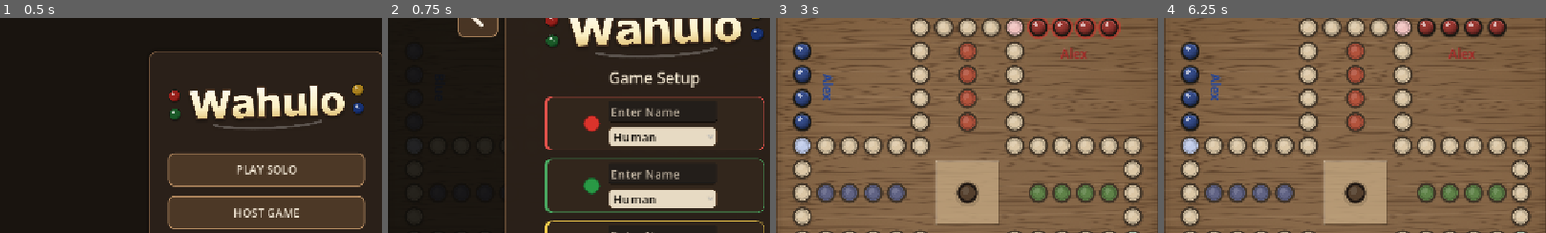
Above: before the commit, frames 1-4 (left to right).
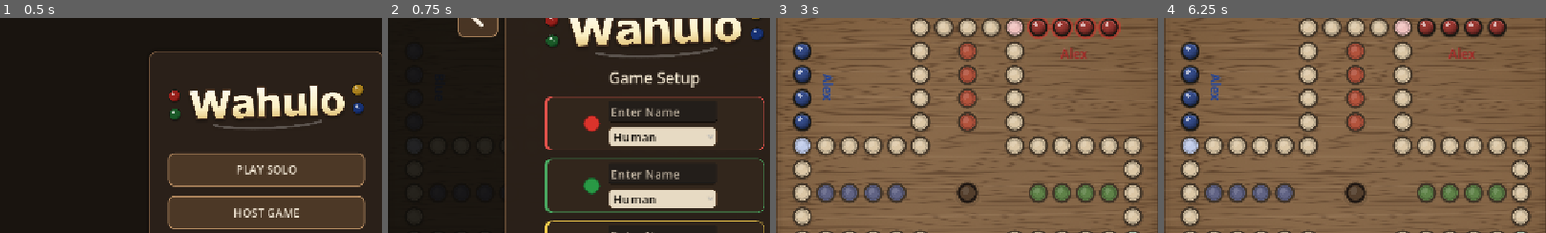
Above: after the commit, the same moments.

Repository: ItsTheMcCoy/wahoo-app
Game: Godot game, scene res://scenes/HomeScreen.tscn
The game is run twice, just before and just after one commit, with the same random seed, the same clock (stepped at 60 frames per second) and the same inputs.
Inputs (mouse positions are % of the whole screen's width and height, from its top left):
- Up to frame 1 (0.5 s): no input
- Up to frame 2 (0.75 s): click "PLAY SOLO" at 0.5 s
- Up to frame 3 (3 s): click (51, 31) at 1.27 s; type "Alex" at 1.35 s; click (51, 46) at 1.5 s; type "Alex" at 1.58 s; click (51, 60) at 1.73 s; type "Alex" at 1.82 s; click (51, 74) at 2.02 s; type "Alex" at 2.1 s; click "Start Game" at 2.75 s
- Up to frame 4 (6.25 s): click "Menu" at 3.5 s; click "Roll" at 4.25 s; move the mouse to (40, 50) at 5.02 s; click (40, 50) at 5.17 s; move the mouse to (30, 55) at 5.77 s; click (30, 55) at 5.92 s
The pictures show only the part of the screen within x 15-65%, y 9-59%; the shares and areas given below are measured in that part.

Frame 1 is identical in both runs. In frame 3, 4.5% of the frame differs, in the area x 41-59%, y 66-97%; in frame 4, 4.5%.

Commit message:
remove inner light colored center square

Diff:
--- a/godot/scripts/wahoo_board_view.gd
+++ b/godot/scripts/wahoo_board_view.gd
@@ -9,7 +9,6 @@
 signal move_selected(move: Dictionary)
 
 const BOARD_BG := Color(0.57, 0.44, 0.30)
-const BOARD_BG_INNER := Color(0.77, 0.66, 0.51, 0.80)
 const BOARD_EDGE := Color(0.14, 0.11, 0.08)
 const BOARD_GRAIN_DARK := Color(0.33, 0.24, 0.16, 0.20)
 const BOARD_GRAIN_LIGHT := Color(0.86, 0.74, 0.59, 0.12)
@@ -303,29 +302,9 @@
         var grain_color := BOARD_GRAIN_DARK if i % 2 == 0 else BOARD_GRAIN_LIGHT
         _draw_grain_line_without_spots(y, sway, grain_color, max(1.0, _cell_size * 0.05), static_spot_data)
 
-    var inner: Rect2 = safety["inner"]
-    draw_rect(inner, BOARD_BG_INNER, true)
-
-    var bevel_rect := inner.grow(_cell_size * 0.04)
-    var bevel_light := BOARD_BG_INNER.lerp(Color.WHITE, 0.28)
-    bevel_light.a = 0.52
-    var bevel_dark := BOARD_EDGE.lerp(BOARD_BG, 0.35)
-    bevel_dark.a = 0.42
-    var bevel_width: float = max(1.5, _cell_size * 0.045)
-    _draw_bevel_edge_lines(bevel_rect, bevel_light, bevel_dark, bevel_width)
     draw_rect(_board_rect, BOARD_EDGE, false, max(3.0, _cell_size * 0.10))
 
     _draw_soft_safe_vignette(safety)
-
-func _draw_bevel_edge_lines(rect: Rect2, light: Color, dark: Color, width: float) -> void:
-    var tl := rect.position
-    var tr := Vector2(rect.end.x, rect.position.y)
-    var br := rect.end
-    var bl := Vector2(rect.position.x, rect.end.y)
-    draw_line(tl, tr, light, width, true)
-    draw_line(tl, bl, light, width, true)
-    draw_line(tr, br, dark, width, true)
-    draw_line(bl, br, dark, width, true)
 
 func _draw_soft_safe_vignette(safety: Dictionary) -> void:
     var max_insets: Dictionary = safety["max_vignette_insets"]
Not shown, changed: godot/build/web/index.html
Not shown, changed: godot/build/web/index.pck
